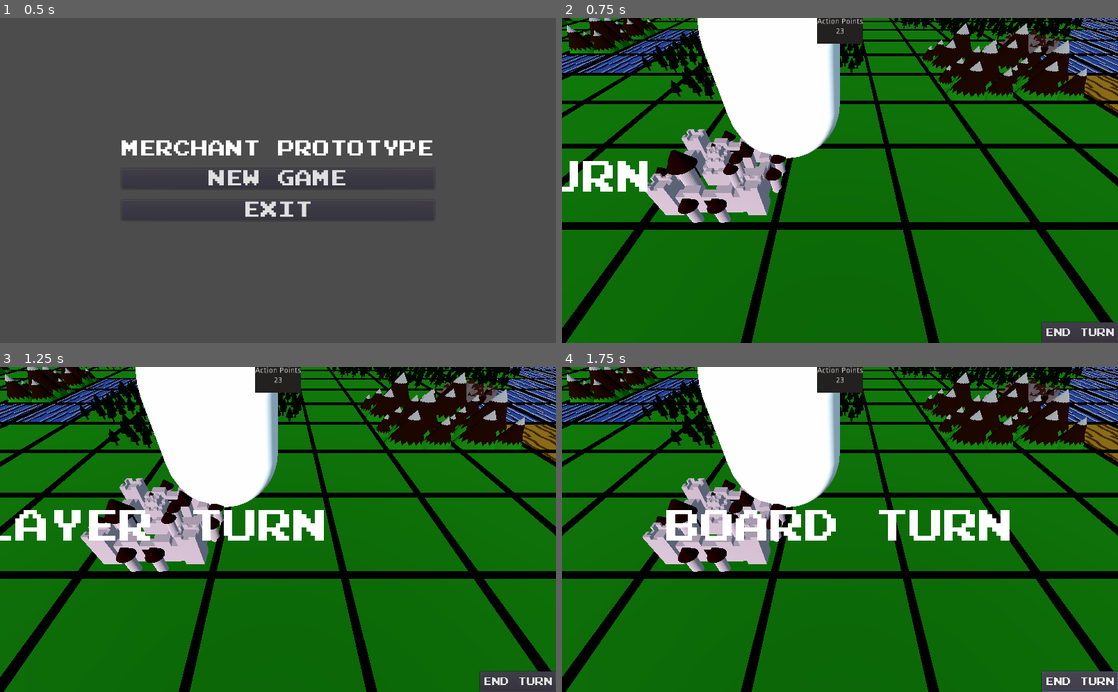
Above: before the commit, frames 1-4 (two rows, left to right).
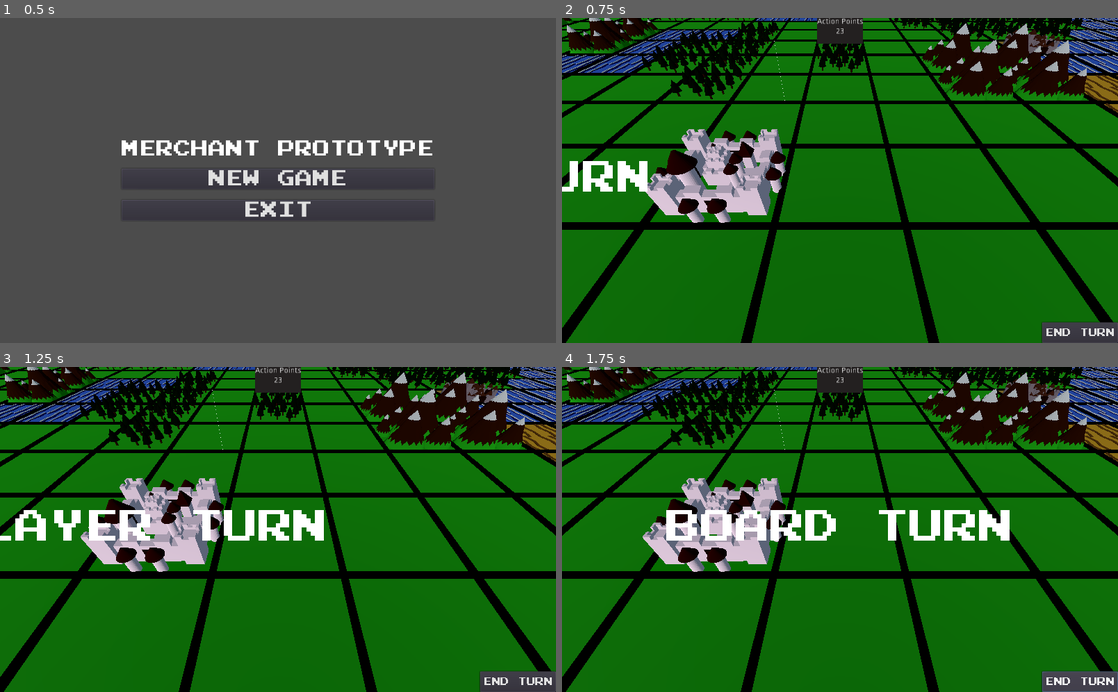
Above: after the commit, the same moments.

Repository: gamkedo-la/merchants-of-mie
Game: Godot game, scene res://StartScreen/StartScreen.tscn
Two runs of this game, one before a commit and one after it. Both use one fixed random seed, a clock stepped at 60 frames per second and the inputs below.
Inputs:
- Up to frame 1 (0.5 s): no input
- Up to frame 2 (0.75 s): click "NEW GAME" at 0.5 s
- Up to frame 3 (1.25 s): no input
- Up to frame 4 (1.75 s): click "END TURN" at 1.25 s

Frame 1 is identical in both runs. In frame 2, 8.6% of the frame differs, in the area x 24-50%, y 0-44%; in frame 3, 8.6%; in frame 4, 8.6%.

Commit message:
Replacing green mesh with MerchantToken scene

Diff:
--- /dev/null
+++ b/ActionPointManager.gd
@@ -0,0 +1,7 @@
+extends Node
+
+onready var action_Points_available = 5
+onready var action_Points_Per_Turn = 5
+
+func _ready():
+	print("At turn start, player has: " + action_Points_Per_Turn + " available")
--- a/MainGame/PlayerPrototype.tscn
+++ b/MainGame/PlayerPrototype.tscn
@@ -1,6 +1,7 @@
-[gd_scene load_steps=5 format=2]
+[gd_scene load_steps=6 format=2]
 
 [ext_resource path="res://Player/Player.gd" type="Script" id=1]
+[ext_resource path="res://Player/MerchantToken.tscn" type="PackedScene" id=2]
 
 [sub_resource type="CapsuleShape" id=1]
 
@@ -20,4 +21,8 @@
 
 [node name="MeshInstance" type="MeshInstance" parent="."]
 transform = Transform( 1, 0, 0, 0, -4.37114e-08, -1, 0, 1, -4.37114e-08, 0, 1, 0 )
+visible = false
 mesh = SubResource( 3 )
+
+[node name="MerchantToken" parent="." instance=ExtResource( 2 )]
+transform = Transform( 1.5, 0, 0, 0, 1.5, 0, 0, 0, 1.5, 0, 0, 0 )
--- a/Player/MerchantToken.gd
+++ /dev/null
@@ -1,24 +0,0 @@
-extends Spatial
-
-onready var token = $Token
-onready var destination = $Position3D
-
-onready var merchant_token = [$Token/merchant, $Token/merchantToken]
-
-var new_transform = Vector3(2,0,0)
-
-var button_pressed = false
-
-func _ready():
-	randomize()
-	merchant_token.shuffle()
-	merchant_token[1].visible = false
-
-func _input(ev):
-	if ev is InputEventKey and ev.scancode == KEY_C:
-		if button_pressed == false:
-			token.translation = destination.global_transform.origin
-			destination.translation += new_transform
-			button_pressed = true
-	else:
-		button_pressed = false
--- a/Player/MerchantToken.tscn
+++ b/Player/MerchantToken.tscn
@@ -1,15 +1,10 @@
-[gd_scene load_steps=5 format=2]
+[gd_scene load_steps=4 format=2]
 
 [ext_resource path="res://SharedResources/Models/Characters/merchantToken.tscn" type="PackedScene" id=1]
 [ext_resource path="res://Player/MerchantInfo.gd" type="Script" id=2]
-[ext_resource path="res://Player/MerchantToken.gd" type="Script" id=3]
 [ext_resource path="res://SharedResources/Models/Characters/merchantToken2.tscn" type="PackedScene" id=4]
 
 [node name="MerchantToken" type="Spatial"]
-script = ExtResource( 3 )
-
-[node name="Camera" type="Camera" parent="."]
-transform = Transform( -0.999945, -0.00555085, 0.00891852, 0, 0.84899, 0.528408, -0.0105049, 0.528379, -0.848944, 0.74096, 1.93543, -3.10947 )
 
 [node name="Token" type="Position3D" parent="."]
 
@@ -21,6 +16,3 @@
 
 [node name="MerchantInfo" type="Node" parent="."]
 script = ExtResource( 2 )
-
-[node name="Position3D" type="Position3D" parent="."]
-transform = Transform( 1, 0, 0, 0, 1, 0, 0, 0, 1, 2, 0, 0 )
--- a/Player/Player.tscn
+++ b/Player/Player.tscn
@@ -3,6 +3,7 @@
 [ext_resource path="res://Player/Player.gd" type="Script" id=1]
 
 [sub_resource type="CapsuleMesh" id=1]
+radius = 0.001
 
 [sub_resource type="CapsuleShape" id=2]
 
